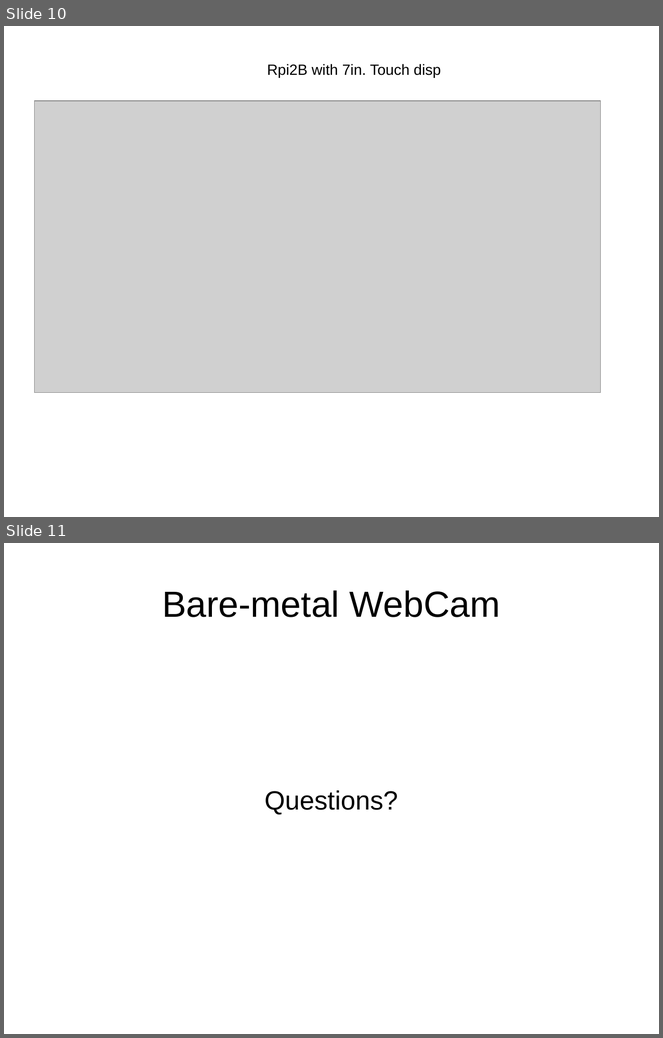
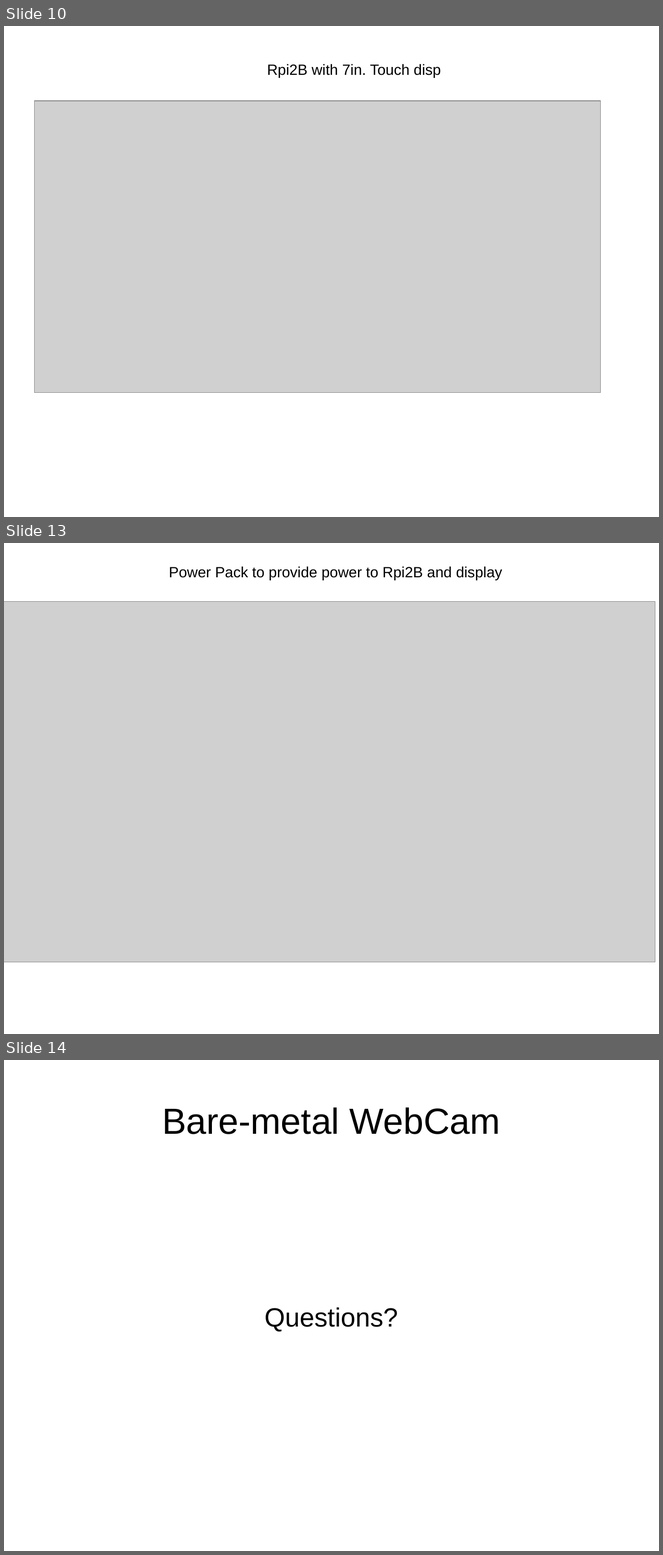
Before and after one commit to develone/EKIS, a slide deck: presentations/webcam.ppt. Shown one above the other, each under a label of ours: slides 10 and 11 before the commit, slides 10, 13 and 14 after it; the slides between them are not shown. The pictures are 663x1038 and 663x1555 pixels, drawn with LibreOffice and Linux fonts; fonts in the diff are those of the drawing; grey boxes stand for pictures. Boxes give left, top, right and bottom in pixels: in the first picture for what was removed or moved away, otherwise in the second. Text is boxed around its words. In the diff, an @@ line names an element or a change of style, - is before the commit and + after.

Commit message:
adding disp & power pack

```diff
--- a/presentations/webcam.ppt
+++ b/presentations/webcam.ppt
@@ slide 13 added at (4, 543, 659, 1034), background #FFFFFF @@
@@ text added at (169, 566, 503, 580), 18 pt, text #000000 @@
+Power Pack to provide power to Rpi2B and display
@@ picture added at (4, 601, 656, 962) @@
@@ what was slide 11 is now slide 14 @@
```
Also in this commit, not shown: 2 other slides added.
